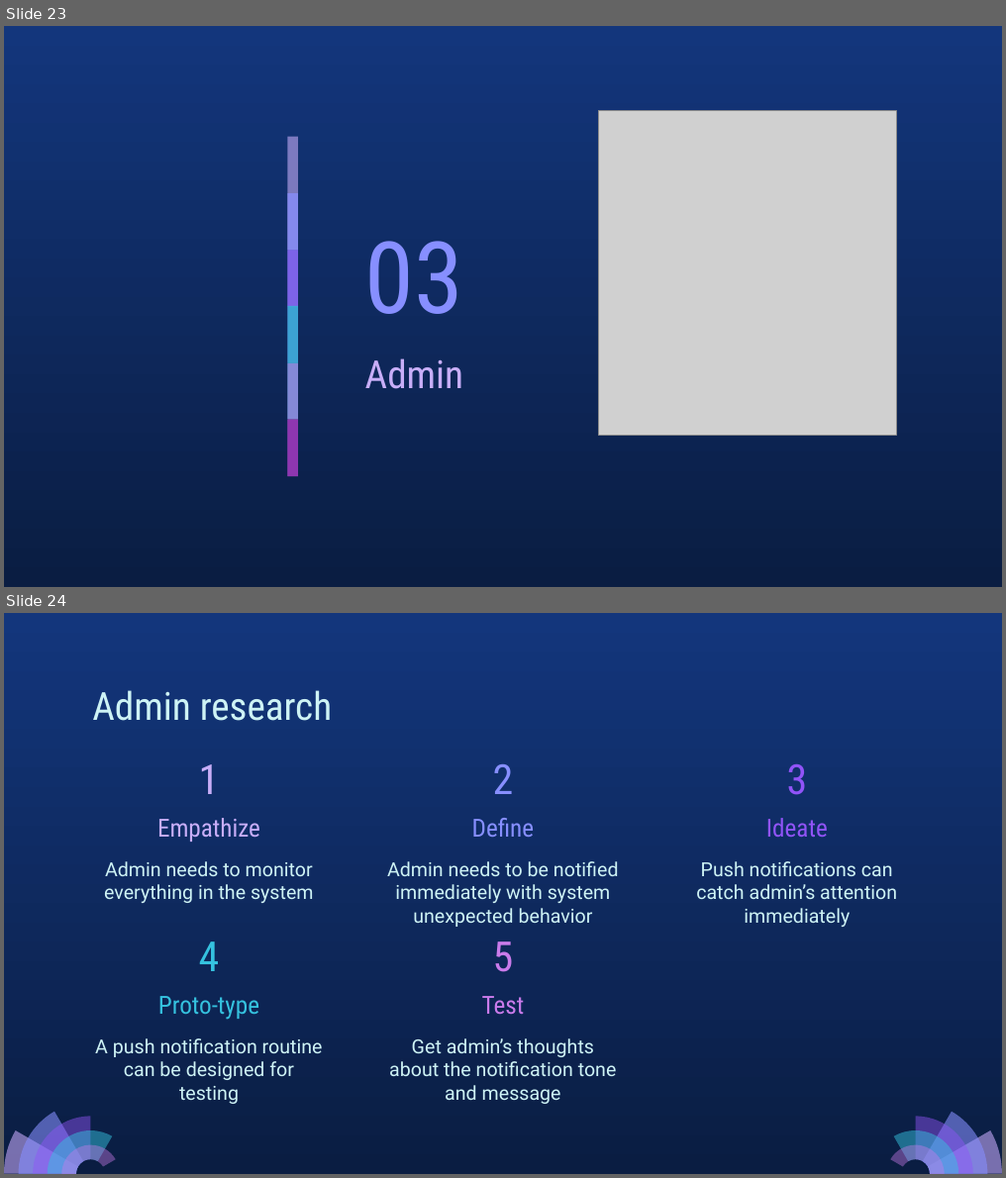
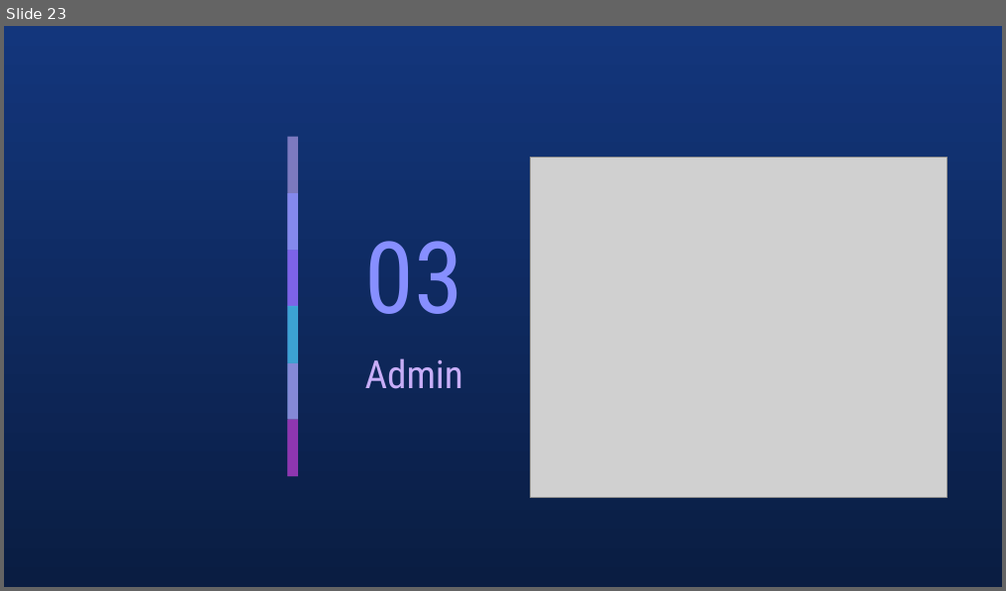
Before and after one commit to Abdullahaml1/cse608-assignments, a slide deck: Assignment_2/Assignment_2_presentation.pptx. Shown one above the other, each under a label of ours: slides 23 and 24 before the commit, slide 23 after it. The pictures are 1006x1178 and 1006x591 pixels, drawn with LibreOffice and Linux fonts; fonts in the diff are those of the drawing; grey boxes stand for pictures. Boxes give left, top, right and bottom in pixels: in the first picture for what was removed or moved away, otherwise in the second. Text is boxed around its words. In the diff, an @@ line names an element or a change of style, - is before the commit and + after.

Commit message:
adding user research and some modifications

```diff
--- a/Assignment_2/Assignment_2_presentation.pptx
+++ b/Assignment_2/Assignment_2_presentation.pptx
@@ slide 24 removed at (4,613,1002,1174), background gradient #13367C to #0A1D42 @@
@@ title removed at (92,690,332,721) @@
-Admin research
@@ title removed at (199,764,220,794) @@
-1
@@ title removed at (493,764,514,794) @@
-2
@@ title removed at (787,764,808,795) @@
-3
@@ subtitle removed at (157,818,260,842) @@
-Empathize
@@ subtitle removed at (472,818,534,837) @@
-Define
@@ subtitle removed at (766,818,828,837) @@
-Ideate
@@ subtitle removed at (104,861,314,903) @@
-Admin needs to monitor everything in the system
@@ subtitle removed at (387,861,619,927) @@
-Admin needs to be notified immediately with system unexpected behavior
@@ subtitle removed at (696,861,897,927) @@
-Push notifications can catch admin’s attention immediately
@@ title removed at (199,942,220,971) @@
-4
@@ title removed at (493,942,514,972) @@
-5
@@ subtitle removed at (158,996,259,1020) @@
-Proto-type
@@ subtitle removed at (482,996,525,1015) @@
-Test
@@ subtitle removed at (95,1039,323,1104) @@
-A push notification routine can be designed for testing
@@ subtitle removed at (389,1039,617,1104) @@
-Get admin’s thoughts about the notification tone and message
@@ group removed at (4,1112,116,1174): 5 freeform shapes @@
@@ group removed at (890,1112,1002,1174): 5 freeform shapes @@
@@ slide 23 changed as well @@
@@ picture: place and size @@
-picture at (598,111,896,435)
+picture at (531,158,947,498)
```
Also in this commit, not shown: 20 other slides changed, 4 slides added, 3 other slides removed, 4 other files.
